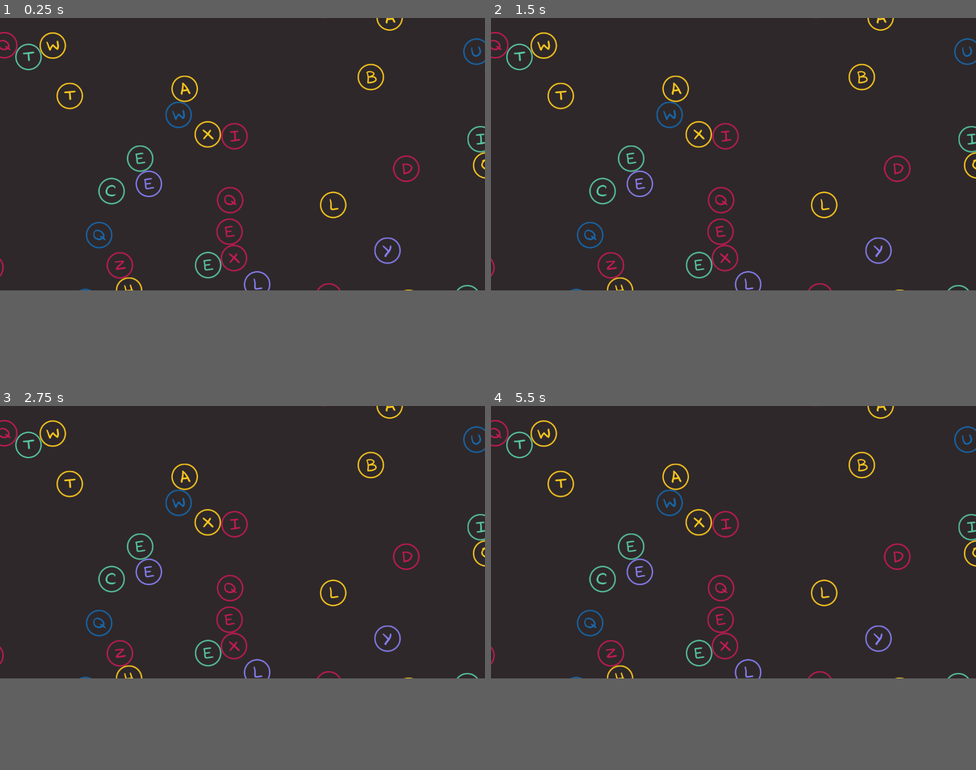
Above: before the commit, frames 1-4 (two rows, left to right).
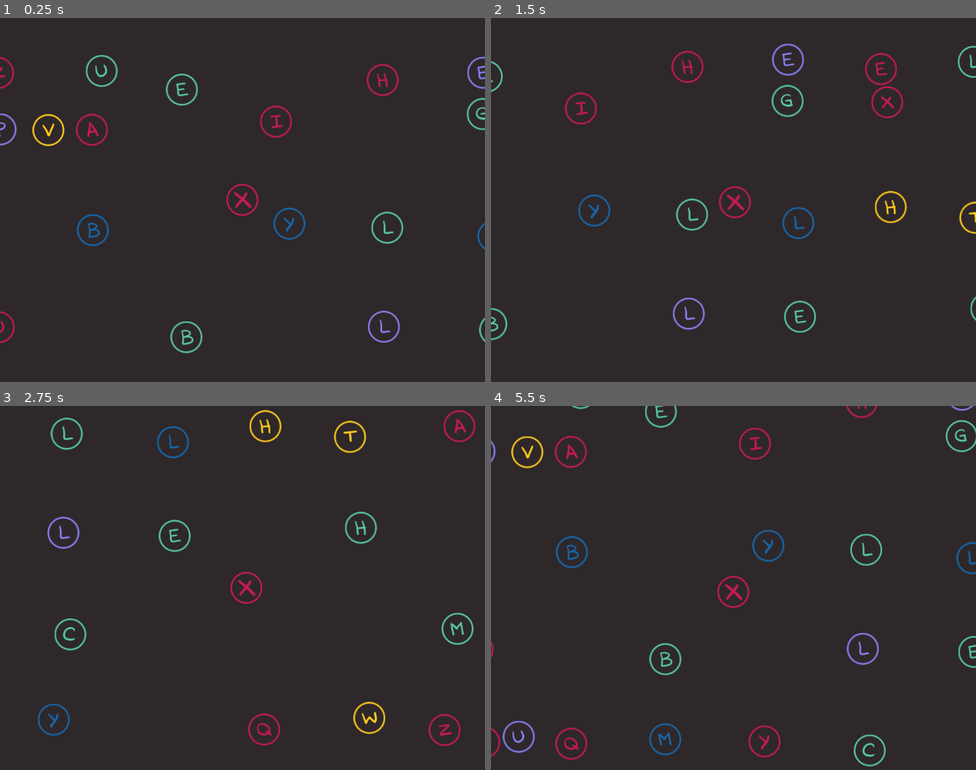
Above: after the commit, the same moments.

Repository: gontzalve/SSLS
Game: Godot game, scene res://scenes/game/main/main.tscn
The game is run twice, just before and just after one commit, with the same random seed, the same clock (stepped at 60 frames per second) and the same inputs. Before the commit the project starts from res://scenes/game/levels/level.tscn.
Inputs (mouse positions are in pixels of both pictures, inside the frame that each line leads up to):
- Up to frame 1 (0.25 s): no input
- Up to frame 2 (1.5 s): tap Enter at 0.5 s; move the mouse to (840, 141) at 0.52 s; hold D (move_right, bound only after the commit) 0.53-1.28 s; click (840, 141) at 0.6 s; tap Mouse wheel up (zoom_in, bound only after the commit) at 0.8, 1.35 s; move the mouse to (636, 167) at 1.27 s; hold S (move_down, bound only after the commit) from 1.28 s (still down)
- Up to frame 3 (2.75 s): tap Mouse wheel down (zoom_out, bound only after the commit) at 1.55, 2.1 s; move the mouse to (291, 482) at 2.02 s; release S (move_down, bound only after the commit) at 2.03 s; hold D (move_right, bound only after the commit) from 2.03 s (still down); click (291, 482) at 2.3 s
- Up to frame 4 (5.5 s): move the mouse to (709, 595) at 2.77 s; release D (move_right, bound only after the commit) at 2.78 s; hold W (move_up, bound only after the commit) 2.78-3.53 s; click (709, 595) at 2.85 s; tap Mouse wheel up (zoom_in, bound only after the commit) at 3.05, 3.6, 5.3 s; move the mouse to (879, 584) at 3.52 s; hold A (move_left, bound only after the commit) 3.53-5.03 s; tap Mouse wheel down (zoom_out, bound only after the commit) at 3.8, 4.35 s; move the mouse to (588, 500) at 4.27 s; click (588, 500) at 4.55 s; move the mouse to (757, 540) at 5.02 s; hold S (move_down, bound only after the commit) from 5.03 s (still down); click (757, 540) at 5.1 s
In our replay, the window is 799x449 before the commit and 799x600 after it. These sizes can differ from the game's own. Grey fills any space a smaller window leaves; there, only what the larger window draws over its background counts as a difference.

The runs differ from the first frame. In frame 1, 5.3% of the frame differs, in the area x 0-100%, y 0-93%; in frame 2, 5.4%; in frame 3, 5.4%; in frame 4, 5.8%, in the area x 0-100%, y 0-100%.

Commit message:
Add Camera2D and zoom

Diff:
--- a/project.godot
+++ b/project.godot
@@ -11,13 +11,59 @@
 [application]
 
 config/name="SSLS01"
-run/main_scene="res://scenes/game/levels/level.tscn"
+run/main_scene="res://scenes/game/main/main.tscn"
 config/features=PackedStringArray("4.1", "Mobile")
 config/icon="res://icon.svg"
 
 [display]
 
+window/size/viewport_width=960
+window/size/viewport_height=720
 window/size/resizable=false
+
+[input]
+
+move_left={
+"deadzone": 0.5,
+"events": [Object(InputEventKey,"resource_local_to_scene":false,"resource_name":"","device":-1,"window_id":0,"alt_pressed":false,"shift_pressed":false,"ctrl_pressed":false,"meta_pressed":false,"pressed":false,"keycode":0,"physical_keycode":65,"key_label":0,"unicode":97,"echo":false,"script":null)
+, Object(InputEventKey,"resource_local_to_scene":false,"resource_name":"","device":-1,"window_id":0,"alt_pressed":false,"shift_pressed":false,"ctrl_pressed":false,"meta_pressed":false,"pressed":false,"keycode":0,"physical_keycode":4194319,"key_label":0,"unicode":0,"echo":false,"script":null)
+]
+}
+move_right={
+"deadzone": 0.5,
+"events": [Object(InputEventKey,"resource_local_to_scene":false,"resource_name":"","device":-1,"window_id":0,"alt_pressed":false,"shift_pressed":false,"ctrl_pressed":false,"meta_pressed":false,"pressed":false,"keycode":0,"physical_keycode":68,"key_label":0,"unicode":100,"echo":false,"script":null)
+, Object(InputEventKey,"resource_local_to_scene":false,"resource_name":"","device":-1,"window_id":0,"alt_pressed":false,"shift_pressed":false,"ctrl_pressed":false,"meta_pressed":false,"pressed":false,"keycode":0,"physical_keycode":4194321,"key_label":0,"unicode":0,"echo":false,"script":null)
+]
+}
+move_up={
+"deadzone": 0.5,
+"events": [Object(InputEventKey,"resource_local_to_scene":false,"resource_name":"","device":-1,"window_id":0,"alt_pressed":false,"shift_pressed":false,"ctrl_pressed":false,"meta_pressed":false,"pressed":false,"keycode":0,"physical_keycode":87,"key_label":0,"unicode":119,"echo":false,"script":null)
+, Object(InputEventKey,"resource_local_to_scene":false,"resource_name":"","device":-1,"window_id":0,"alt_pressed":false,"shift_pressed":false,"ctrl_pressed":false,"meta_pressed":false,"pressed":false,"keycode":0,"physical_keycode":4194320,"key_label":0,"unicode":0,"echo":false,"script":null)
+]
+}
+move_down={
+"deadzone": 0.5,
+"events": [Object(InputEventKey,"resource_local_to_scene":false,"resource_name":"","device":-1,"window_id":0,"alt_pressed":false,"shift_pressed":false,"ctrl_pressed":false,"meta_pressed":false,"pressed":false,"keycode":0,"physical_keycode":83,"key_label":0,"unicode":115,"echo":false,"script":null)
+, Object(InputEventKey,"resource_local_to_scene":false,"resource_name":"","device":-1,"window_id":0,"alt_pressed":false,"shift_pressed":false,"ctrl_pressed":false,"meta_pressed":false,"pressed":false,"keycode":0,"physical_keycode":4194322,"key_label":0,"unicode":0,"echo":false,"script":null)
+]
+}
+shoot={
+"deadzone": 0.5,
+"events": [Object(InputEventMouseButton,"resource_local_to_scene":false,"resource_name":"","device":-1,"window_id":0,"alt_pressed":false,"shift_pressed":false,"ctrl_pressed":false,"meta_pressed":false,"button_mask":0,"position":Vector2(0, 0),"global_position":Vector2(0, 0),"factor":1.0,"button_index":1,"canceled":false,"pressed":false,"double_click":false,"script":null)
+]
+}
+zoom_out={
+"deadzone": 0.5,
+"events": [Object(InputEventMouseButton,"resource_local_to_scene":false,"resource_name":"","device":-1,"window_id":0,"alt_pressed":false,"shift_pressed":false,"ctrl_pressed":false,"meta_pressed":false,"button_mask":0,"position":Vector2(0, 0),"global_position":Vector2(0, 0),"factor":1.0,"button_index":5,"canceled":false,"pressed":false,"double_click":false,"script":null)
+, Object(InputEventKey,"resource_local_to_scene":false,"resource_name":"","device":-1,"window_id":0,"alt_pressed":false,"shift_pressed":false,"ctrl_pressed":false,"meta_pressed":false,"pressed":false,"keycode":0,"physical_keycode":4194435,"key_label":0,"unicode":45,"echo":false,"script":null)
+]
+}
+zoom_in={
+"deadzone": 0.5,
+"events": [Object(InputEventMouseButton,"resource_local_to_scene":false,"resource_name":"","device":-1,"window_id":0,"alt_pressed":false,"shift_pressed":false,"ctrl_pressed":false,"meta_pressed":false,"button_mask":0,"position":Vector2(0, 0),"global_position":Vector2(0, 0),"factor":1.0,"button_index":4,"canceled":false,"pressed":false,"double_click":false,"script":null)
+, null, Object(InputEventKey,"resource_local_to_scene":false,"resource_name":"","device":-1,"window_id":0,"alt_pressed":false,"shift_pressed":false,"ctrl_pressed":false,"meta_pressed":false,"pressed":false,"keycode":0,"physical_keycode":4194437,"key_label":0,"unicode":43,"echo":false,"script":null)
+]
+}
 
 [rendering]
 
--- a/scenes/game/letter/letter.gd
+++ b/scenes/game/letter/letter.gd
@@ -11,7 +11,7 @@
 #	set_initial_color()
 #	set_letter_type("b")
 #	apply_random_force()
-	print(get_window().size)
+	pass
 
 
 func _process(_delta: float) -> void:
@@ -23,6 +23,7 @@
 	assigned_letter_char = letter_char
 	set_initial_color()
 	set_letter_type(letter_char)
+
 
 func set_initial_color() -> void:
 	var random_color: Color = color_palette_data.get_random_color_for_letter()
--- a/scenes/game/letter/letter.tscn
+++ b/scenes/game/letter/letter.tscn
@@ -26,3 +26,4 @@
 
 [node name="CollisionShape2D" type="CollisionShape2D" parent="."]
 shape = SubResource("CircleShape2D_pp8vm")
+disabled = true
--- a/scenes/game/levels/level.gd
+++ b/scenes/game/levels/level.gd
@@ -6,17 +6,20 @@
 var letters: Array[Node2D]
 
 const LETTER_COUNT: int = 100
-const LETTER_SPAWN_RANGE_X: Vector2 = Vector2(-360, 1500)
-const LETTER_SPAWN_RANGE_Y: Vector2 = Vector2(-360, 960)
 
 
 func _ready() -> void:
+	_initialize_grid()
 	_spawn_letter_nodes()
 	_initialize_letter_nodes()
 
 
 func _process(_delta: float) -> void:
 	pass
+
+
+func _initialize_grid() -> void:
+	$LevelGrid.initialize()
 
 
 func _spawn_letter_nodes() -> void:
@@ -28,12 +31,7 @@
 
 func _initialize_letter_nodes() -> void:
 	for letter in letters:
-		var initial_pos: Vector2 = _calculate_letter_initial_position()
-		letter.initialize(initial_pos, alphabet_data.get_random_character())
-
-
-func _calculate_letter_initial_position() -> Vector2:
-	var initial_pos = Vector2.ZERO
-	initial_pos.x = randf_range(LETTER_SPAWN_RANGE_X.x, LETTER_SPAWN_RANGE_X.y)
-	initial_pos.y = randf_range(LETTER_SPAWN_RANGE_Y.x, LETTER_SPAWN_RANGE_Y.y)
-	return initial_pos
+		var cell_pos: Vector2i = $LevelGrid.get_random_free_cell()
+		var cell_world_pos: Vector2 = $LevelGrid.get_random_position_inside_cell(cell_pos)
+		letter.initialize(cell_world_pos, alphabet_data.get_random_character())
+		$LevelGrid.set_cell_as_occupied(cell_pos)
--- a/scenes/game/levels/level_grid.gd
+++ b/scenes/game/levels/level_grid.gd
@@ -1,18 +1,108 @@
 extends Node2D
 
-const CELL_WIDTH: int = 64
-const CELL_HEIGHT: int = 64
+const CELL_SIZE: int = 96
+const LETTER_SIZE: int = 64
+
+const GRID_ROWS: int = 10
+const GRID_COLUMNS: int = 14
+
+const DOUBLE_CELL_ROWS: int = 8
+const DOUBLE_CELL_COLUMNS: int = 10
+
+var grid: Array
+var row_sections: Array
+var column_sections: Array
 
 
-# Called when the node enters the scene tree for the first time.
-func _ready() -> void:
-	pass # Replace with function body.
+func initialize() -> void:
+	_initialize_grid()
+	_initialize_sections()
+
+func set_cell_as_occupied(cell_grid_pos: Vector2i) -> void:
+	if not _is_cell_position_valid(cell_grid_pos):
+		return
+	grid[cell_grid_pos.x][cell_grid_pos.y] = false
 
 
-# Called every frame. 'delta' is the elapsed time since the previous frame.
-func _process(delta: float) -> void:
-	pass
+func is_cell_free(cell_grid_pos: Vector2i) -> bool:
+	if not _is_cell_position_valid(cell_grid_pos):
+		return false
+	return grid[cell_grid_pos.x][cell_grid_pos.y]
 
 
-func get_center_position() -> Vector2:
-	return get_window().size / 2
+func get_random_free_cell() -> Vector2i:
+	var tries: int = 30
+	while tries > 0:
+		var random_row: int = randi_range(0, GRID_ROWS - 1)
+		var random_col: int = randi_range(0, GRID_COLUMNS - 1)
+		var random_cell_pos: Vector2i = Vector2i(random_row, random_col)
+		if is_cell_free(random_cell_pos):
+			return random_cell_pos
+		tries -= 1
+	return -1 * Vector2i.ONE
+
+
+func get_world_position_for_cell(cell_grid_pos: Vector2i) -> Vector2:
+	if not _is_cell_position_valid(cell_grid_pos):
+		printerr("Position not valid for %v" %cell_grid_pos)
+		return Vector2.INF
+	var world_pos_x = _get_world_position_x_for_cell(cell_grid_pos.y)
+	var world_pos_y = _get_world_position_y_for_cell(cell_grid_pos.x)
+	return Vector2(world_pos_x, world_pos_y)
+
+
+func get_random_position_inside_cell(cell_grid_pos: Vector2i) -> Vector2:
+	var cell_world_pos: Vector2 = get_world_position_for_cell(cell_grid_pos)
+	var offset_x: float = randf_range(-1, 1)
+	var offset_y: float = randf_range(-1, 1)
+	var radius = randf_range(0, CELL_SIZE - LETTER_SIZE)
+	var offset: Vector2 = Vector2(offset_x, offset_y).normalized() * radius
+	return cell_world_pos + offset
+
+
+func _initialize_grid() -> void:
+	for row in range(GRID_ROWS):
+		grid.append([])
+		for col in range(GRID_COLUMNS):
+			grid[row].append(true)
+
+
+func _initialize_sections() -> void:
+	var single_cell_rows = (GRID_ROWS - DOUBLE_CELL_ROWS) / 2
+	var single_cell_columns = (GRID_COLUMNS - DOUBLE_CELL_COLUMNS) / 2
+	row_sections.append({"Length": single_cell_rows, "CellSize": 1})
+	row_sections.append({"Length": DOUBLE_CELL_ROWS, "CellSize": 2})
+	row_sections.append({"Length": single_cell_rows, "CellSize": 1})
+	column_sections.append({"Length": single_cell_columns, "CellSize": 1})
+	column_sections.append({"Length": DOUBLE_CELL_COLUMNS, "CellSize": 2})
+	column_sections.append({"Length": single_cell_columns, "CellSize": 1})
+
+
+func _get_world_position_x_for_cell(column: int) -> float:
+	var world_pos_x: float = CELL_SIZE / 2
+	for section in column_sections:
+		var min_section_length: int = mini(column, section["Length"])
+		column = column - min_section_length
+		world_pos_x += min_section_length * CELL_SIZE * section["CellSize"]
+		if column <= 0:
+			return world_pos_x
+	return world_pos_x
+
+
+func _get_world_position_y_for_cell(row: int) -> float:
+	var world_pos_y: float = CELL_SIZE / 2
+	for section in row_sections:
+		var min_section_length: int = mini(row, section["Length"])
+		row = row - min_section_length
+		world_pos_y += min_section_length * CELL_SIZE * section["CellSize"]
+		if row <= 0:
+			return world_pos_y
+	return world_pos_y
+
+
+func _is_cell_position_valid(cell_grid_pos: Vector2i) -> bool:
+	if cell_grid_pos.x < 0 or cell_grid_pos.x >= GRID_ROWS:
+		return false
+	if cell_grid_pos.y < 0 or cell_grid_pos.y >= GRID_COLUMNS:
+		return false
+	return true
--- /dev/null
+++ b/scenes/game/main/main.tscn
@@ -0,0 +1,16 @@
+[gd_scene load_steps=4 format=3 uid="uid://cnkavhuprclg4"]
+
+[ext_resource type="PackedScene" uid="uid://duqk6nnpkjlh1" path="res://scenes/game/levels/level.tscn" id="1_dps4s"]
+[ext_resource type="Script" path="res://scenes/game/main/main_camera.gd" id="1_niu8u"]
+[ext_resource type="PackedScene" uid="uid://cj0w5dwyhcvv8" path="res://scenes/game/player/player.tscn" id="2_cg2un"]
+
+[node name="main" type="Node2D"]
+
+[node name="Camera2D" type="Camera2D" parent="."]
+script = ExtResource("1_niu8u")
+
+[node name="Level" parent="." instance=ExtResource("1_dps4s")]
+
+[node name="Player" parent="." instance=ExtResource("2_cg2un")]
+unique_name_in_owner = true
+position = Vector2(536, 283)
--- /dev/null
+++ b/scenes/game/main/main_camera.gd
@@ -0,0 +1,125 @@
+extends Camera2D
+
+enum ZoomTransitionState {
+	NONE,
+	DETECTING_ZOOM_IN,
+	DETECTING_ZOOM_OUT,
+	EXECUTING_ZOOM_IN,
+	EXECUTING_ZOOM_OUT,
+}
+
+const ZOOM_IN_ACTION: String = "zoom_in"
+const ZOOM_OUT_ACTION: String = "zoom_out"
+
+const MAX_ZOOM_IN: float = 1
+const MAX_ZOOM_OUT: float = 0.5
+const ZOOM_STEP: float = 0.1
+const ZOOM_DETECTION_TIME: float = 0.3
+const ZOOM_INACTIVITY_TIME: float = 0.2
+const ZOOM_SENSIBILITY: float = 10
+
+var player_node: Node2D
+var current_zoom: float
+var current_zoom_transition: ZoomTransitionState
+var zoom_detection_timer: float
+var zoom_inactivity_timer: float
+
+
+func _ready() -> void:
+	player_node = %Player
+	current_zoom_transition = ZoomTransitionState.NONE
+	zoom_detection_timer = 0
+	zoom_inactivity_timer = 0
+	_set_zoom(1)
+
+
+func _process(delta: float) -> void:
+	_follow_player()
+	_check_zoom_input(delta)
+
+
+func _follow_player() -> void:
+	if player_node == null:
+		return
+	position = player_node.position
+
+
+func _check_zoom_input(delta: float) -> void:
+	if _is_executing_zoom():
+		return
+	var detected_zoom_input: int = _get_zoom_input()
+	if detected_zoom_input == 0:
+		_handle_no_zoom_input(delta)
+	else:
+		_handle_zoom_input(detected_zoom_input, delta)
+
+
+func _get_zoom_input() -> int:
+	if Input.is_action_just_pressed(ZOOM_IN_ACTION):
+		return 1
+	elif Input.is_action_just_pressed(ZOOM_OUT_ACTION):
+		return -1
+	else:
+		return 0
+
+
+func _handle_no_zoom_input(delta: float) -> void:
+	if current_zoom_transition == ZoomTransitionState.NONE:
+		return
+	zoom_inactivity_timer += delta
+	if zoom_inactivity_timer >= ZOOM_INACTIVITY_TIME:
+		_reset()
+
+
+func _handle_zoom_input(detected_input: int, delta: float) -> void:
+	var detected_zoom_transition: ZoomTransitionState
+	if detected_input == 1:
+		detected_zoom_transition = ZoomTransitionState.DETECTING_ZOOM_IN
+	else:
+		detected_zoom_transition = ZoomTransitionState.DETECTING_ZOOM_OUT
+	if current_zoom_transition != detected_zoom_transition:
+		zoom_detection_timer = 0
+		current_zoom_transition = detected_zoom_transition
+	zoom_detection_timer += delta * ZOOM_SENSIBILITY
+	if zoom_detection_timer >= ZOOM_DETECTION_TIME:
+		print("DETECTED ZOOM")
+		if detected_input == 1:
+			_zoom_in()
+		else:
+			_zoom_out()
+
+
+func _zoom_in() -> void:
+	current_zoom_transition = ZoomTransitionState.EXECUTING_ZOOM_IN
+	_set_zoom(MAX_ZOOM_IN)
+
+
+func _zoom_out() -> void:
+	current_zoom_transition = ZoomTransitionState.EXECUTING_ZOOM_OUT
+	_set_zoom(MAX_ZOOM_OUT)
+
+
+func _set_zoom(zoom_level: float) -> void:
+	zoom_level = clampf(zoom_level, MAX_ZOOM_OUT, MAX_ZOOM_IN)
+	current_zoom = zoom_level
+	var tween: Tween = create_tween()
+	var tweener: PropertyTweener
+	tweener = tween.tween_property(self, "zoom", Vector2.ONE * zoom_level, 0.4)
+	tweener.set_trans(Tween.TRANS_BACK)
+	tweener.set_ease(Tween.EASE_OUT)
+	tween.tween_callback(_on_tween_ended)
+
+
+func _on_tween_ended():
+	_reset()
+
+
+func _reset():
+	current_zoom_transition = ZoomTransitionState.NONE
+	zoom_detection_timer = 0
+	zoom_inactivity_timer  = 0
+
+
+func _is_executing_zoom() -> bool:
+	return (current_zoom_transition == ZoomTransitionState.EXECUTING_ZOOM_IN
+		or current_zoom_transition == ZoomTransitionState.EXECUTING_ZOOM_OUT)
--- /dev/null
+++ b/scenes/game/player/player.gd
@@ -0,0 +1,33 @@
+extends CharacterBody2D
+
+@export var movement_speed: float
+@export var movement_acceleration: float
+
+const MOVE_LEFT_ACTION: String = "move_left"
+const MOVE_RIGHT_ACTION: String = "move_right"
+const MOVE_UP_ACTION: String = "move_up"
+const MOVE_DOWN_ACTION: String = "move_down"
+
+const SHOOT_ACTION: String = "shoot"
+#const MOVE_LEFT_ACTION: String = "move_left"
+
+
+func _ready() -> void:
+	pass # Replace with function body.
+
+
+func _process(delta: float) -> void:
+	_check_movement_input(delta)
+
+
+func _check_movement_input(delta: float) -> void:
+	var movement_dir: Vector2 = _get_movement_direction()
+	var target_velocity: Vector2 = movement_dir * movement_speed
+	velocity = velocity.move_toward(target_velocity, movement_acceleration * delta)
+	move_and_slide()
+
+
+func _get_movement_direction() -> Vector2:
+	var direction: Vector2 = Input.get_vector(MOVE_LEFT_ACTION,
+			MOVE_RIGHT_ACTION, MOVE_UP_ACTION, MOVE_DOWN_ACTION)
+	return direction.normalized()
--- a/scenes/game/player/player.tscn
+++ b/scenes/game/player/player.tscn
@@ -1,3 +1,26 @@
-[gd_scene format=3 uid="uid://cj0w5dwyhcvv8"]
+[gd_scene load_steps=5 format=3 uid="uid://cj0w5dwyhcvv8"]
 
-[node name="player" type="Node2D"]
+[ext_resource type="Script" path="res://scenes/game/player/player.gd" id="1_52xme"]
+[ext_resource type="Texture2D" uid="uid://c8c8c0y5k8ehu" path="res://graphics/letters/letter_x.png" id="2_svb6d"]
+[ext_resource type="Texture2D" uid="uid://b35s65xixkvam" path="res://graphics/outline/outline.png" id="3_juccd"]
+
+[sub_resource type="CircleShape2D" id="CircleShape2D_gquwh"]
+radius = 32.0
+
+[node name="Player" type="CharacterBody2D"]
+motion_mode = 1
+script = ExtResource("1_52xme")
+movement_speed = 480.0
+movement_acceleration = 2000.0
+
+[node name="SpriteContainer" type="Node2D" parent="."]
+modulate = Color(0.772549, 0.105882, 0.329412, 1)
+
+[node name="PlayerSprite" type="Sprite2D" parent="SpriteContainer"]
+texture = ExtResource("2_svb6d")
+
+[node name="OutlineSprite" type="Sprite2D" parent="SpriteContainer"]
+texture = ExtResource("3_juccd")
+
+[node name="CollisionShape2D" type="CollisionShape2D" parent="."]
+shape = SubResource("CircleShape2D_gquwh")
